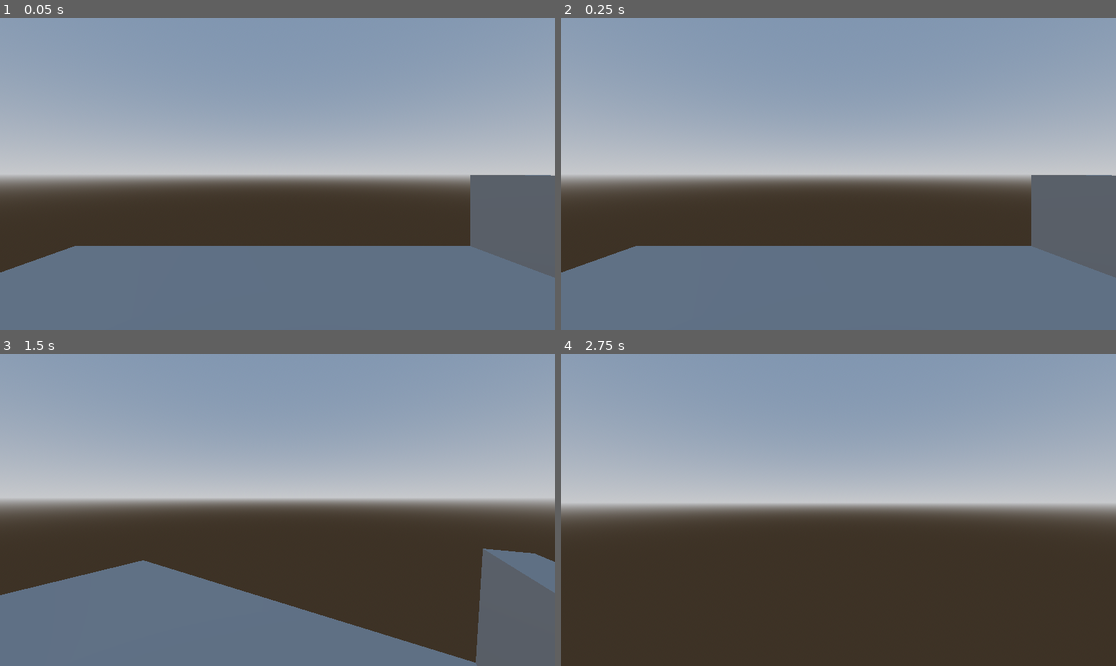
Above: before the commit, frames 1-4 (two rows, left to right).
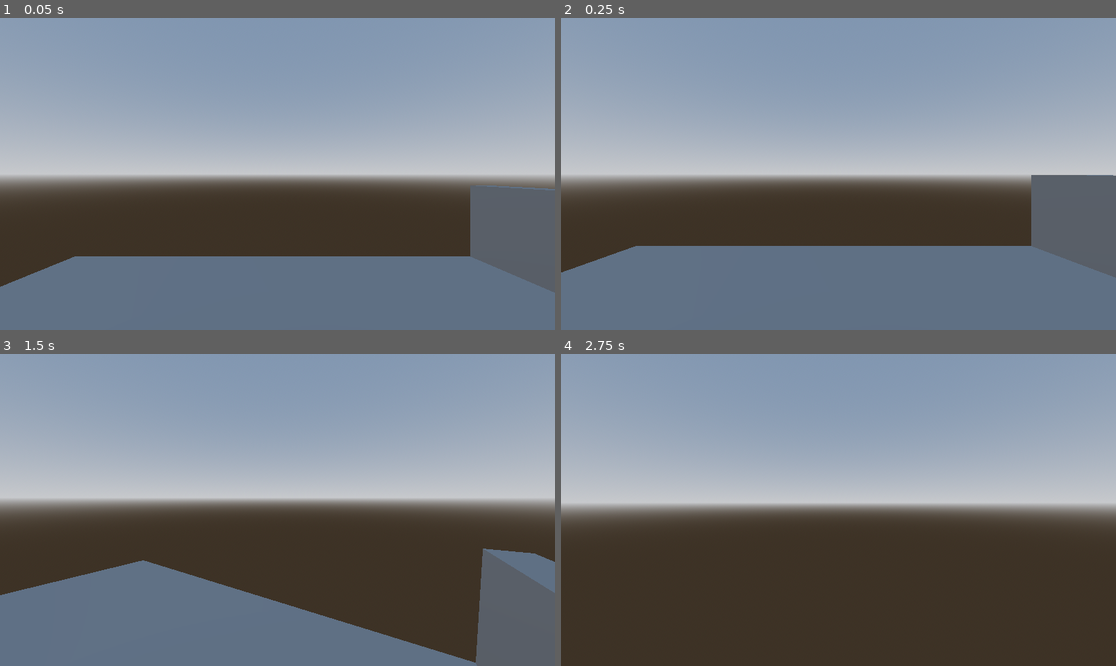
Above: after the commit, the same moments.

Repository: enigma999/Critical-Take-Over
Game: Godot game, scene res://scenes/game.tscn
Two runs of this game, one before a commit and one after it. Both use one fixed random seed, a clock stepped at 60 frames per second and the inputs below.
Inputs (mouse positions are in pixels of both pictures, inside the frame that each line leads up to):
- Up to frame 1 (0.05 s): no input
- Up to frame 2 (0.25 s): no input
- Up to frame 3 (1.5 s): tap Enter at 0.5 s; move the mouse to (399, 494) at 0.52 s; hold D (right) 0.53-1.28 s; click (399, 494) at 0.67 s; tap Space (jump) at 0.77 s; move the mouse to (249, 510) at 1.27 s; hold W (forward) from 1.28 s (still down)
- Up to frame 4 (2.75 s): keep holding W (forward); tap Space (jump) at 1.52 s; move the mouse to (849, 503) at 2.02 s

The runs differ from the first frame. In frame 1, 4.1% of the frame differs, in the area x 0-100%, y 50-88%; in frame 2, less than 0.1%; in frame 3, less than 0.1%; in frame 4, nothing differs.

Commit message:
Making Stan happy :D

Diff:
--- a/scenes/game.tscn
+++ b/scenes/game.tscn
@@ -31,9 +31,9 @@
 [node name="Characters" type="Node3D" parent="."]
 
 [node name="Player" parent="Characters" instance=ExtResource("3_ywkr7")]
-transform = Transform3D(1, 0, 0, 0, 1, 0, 0, 0, 1, 0, 1.22667, 0)
+transform = Transform3D(1, 0, 0, 0, 1, 0, 0, 0, 1, 0, 1.5, 0)
 
 [node name="Enemy" parent="Characters" instance=ExtResource("4_0pygn")]
 
 [node name="DirectionalLight3D" type="DirectionalLight3D" parent="."]
-transform = Transform3D(1, 0, 0, 0, 1, 0, 0, 0, 1, 0, 5.41799, 0)
+transform = Transform3D(1, 0, 0, 0, 1, 0, 0, 0, 1, 0, 5.5, 0)
